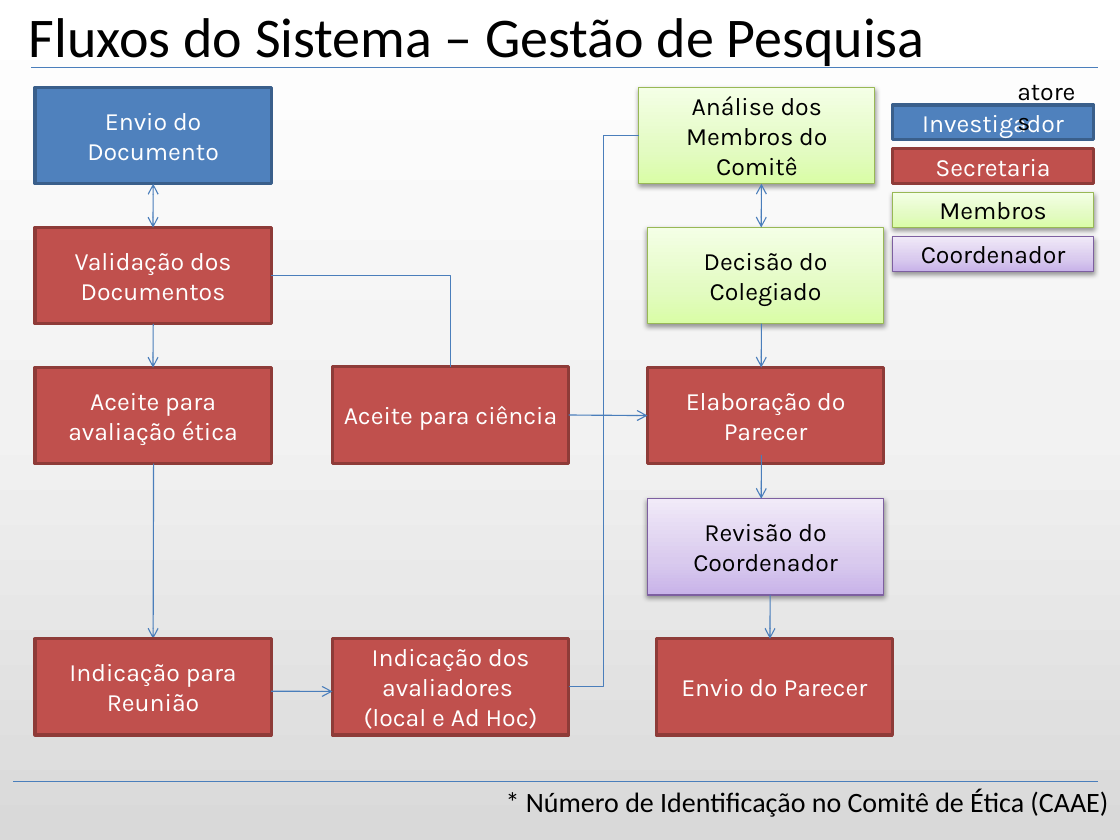
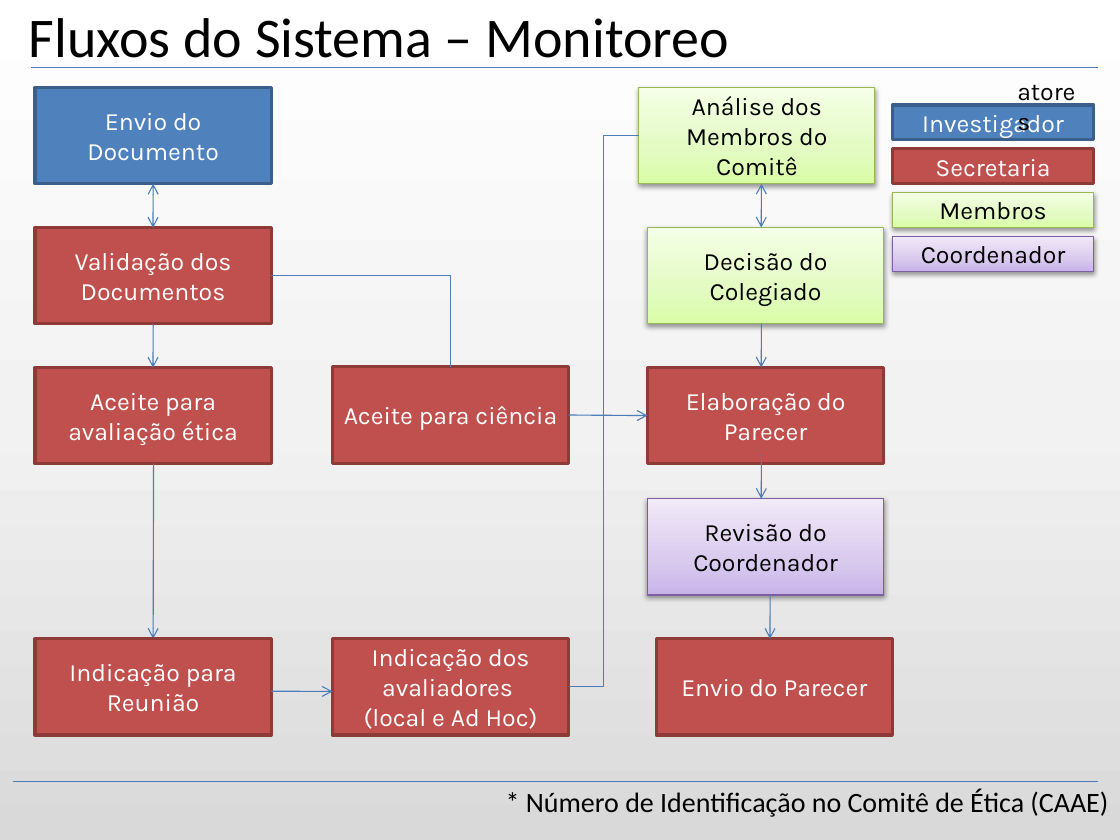
Before and after one commit to bireme/proethos, a slide deck: slide 10 of _documents/presentation/ProEthos - pt_BR - v0.14.52.pptx (slide 11 before the commit). Drawn at 1120x840 pixels with LibreOffice and Linux fonts; fonts in the diff are those of the drawing; background and template pictures are left out. Boxes give left, top, right and bottom in pixels: in the first picture for what was removed or moved away, otherwise in the second. Text is boxed around its words. In the diff, an @@ line names an element or a change of style, - is before the commit and + after.

```diff
--- a/_documents/presentation/ProEthos - pt_BR - v0.14.52.pptx
+++ b/_documents/presentation/ProEthos - pt_BR - v0.14.52.pptx
@@ title at (x1=29, y1=18, x2=728, y2=68): text changed @@
-Fluxos do Sistema – Gestão de Pesquisa
+Fluxos do Sistema – Monitoreo
```
Also in this commit, not shown: 5 other slides changed, 23 slides added, 2 slides removed, 6 other files.
